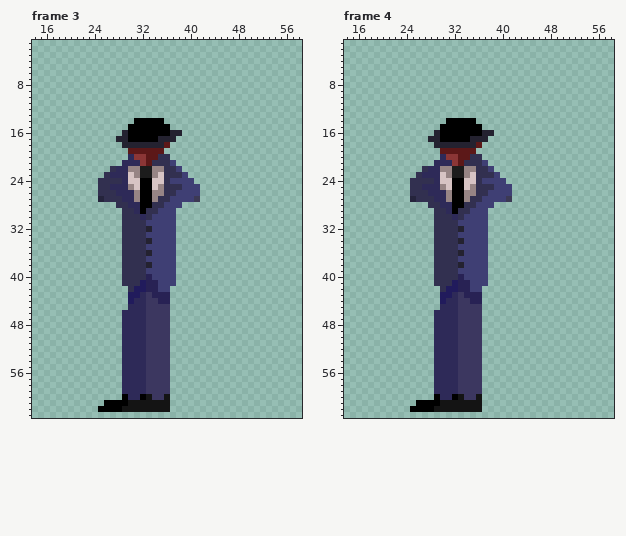
Pixel-art file, stored at Assets/spritesinimigos/Sprite-0003.ase. The first picture shows the starting point.
64x64 pixels, 6 frames. Colours within 5 levels of each other are drawn and written as one. Shown: frame 3: x 14..58, y 1..63; frame 4: x 14..58, y 1..63. The commit also changed other frames, which this record leaves out.
New version:
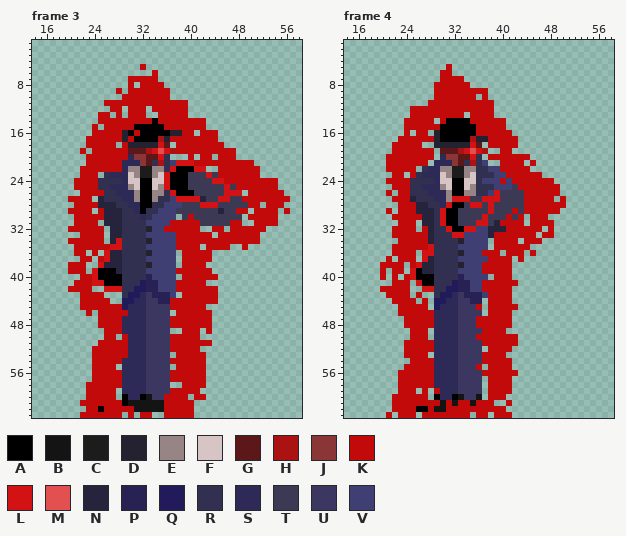
Palette (. is transparent): A #000000  B #141414  C #1c1c1c  D #242230  E #978585  F #d7c4c4  G #5c1818  H #ab1212  J #8b3636  K #c30a0a  L #d31313  M #e35050  N #25243c  P #282254  Q #211b5c  R #323050  S #2e2a58  T #3c3954  U #3c3760  V #3f3f74
From old to new:
Changed rows in their new state; - is an unchanged pixel.
Frame 3:
first column x 20:
 5 ------------K------------------------
 6 --------------K----------------------
 7 ----------KKKKK----------------------
 8 ----------K-KKKK---------------------
 9 --------K-KKKKKKK--------------------
10 ---------KKKKKKKK--------------------
11 ------KKKKKKKKKKKKKK-----------------
12 -------KK-KKK-KKKKKK-----------------
13 -----KK-K-KKK--KKKKK-----------------
14 -----KKKKKKKKK-KKKKKKKK--------------
15 ----K-KKKKK-----KKKKKKK--------------
16 ----KKKKK--K-------KK-KKK------------
17 ---KKKKKK-K----H-KKKKKKKK------------
18 ---KKKKK-K-----L--KKKKKKKK-----------
19 --K-KKKKKK---HLMLHKKKKKKKKKK---------
20 ---KKKKKKK-----L----K-KK-KKK---------
21 ---KKKKKK------H--LLLKKKKKKKKKK------
22 --KKKKKKK--------LAAALL--KKKKKKK-----
23 --KKK-----------LAAATTTLTKKKKKKK-----
24 -KKKK-----------LAAATTTTLLKKKKKKKKK--
25 -KKKK-----------LAAATTTTTTLTKKKKKKK--
26 --KKKK-----------LAAATTTTTLLL-KKKKKK-
27 KKKK--------------LLLLNTTLLTTKKKKKKKK
28 -KKKKNNN-----------TTTLLLTTTTTKK-KKK-
29 KKKK-KNNN---------TTTTTTTNTTKK-KKKK-K
30 -KKKKKNNN----------TKTTTTTTTT-KKKKK--
31 -KKKK-NNN--------KKKKKTTTTTKK--KKKK--
32 KKKKKK-NN-------KKKKKK--KK-KKKKKK----
33 --KKKK-NN---------KKKKKK-KKKKKKK-----
34 KKKKKK-NL---------KKKKKKKKKKKKKK-----
35 -KKKKKKLL---------KKKK-KKKK--K-------
36 -KK-K-LNN----------KKKKK-------------
37 --KK-KLNN----------KKKKK-------------
38 KKK--LNNN----------KKKK--------------
39 KKK-LAAAN---------KKKKKK-------------
40 --KKLAAAA----------KKKKKK------------
41 -KKKLLAAA---------KKKKK--------------
42 KKKK--LLLR-------VKKKKKKK------------
43 --KKKK---R-------V-KKKKKK------------
44 --KKKKK--Q-------KKKKKKKK------------
45 --KKKKKKKQ-------KKKKKK--------------
46 ---K-KKKKK--------KKKKKK-------------
47 -----KKKK--------KKKKKKK-------------
48 -----KKKK--------KKKKKKK-------------
49 ------KKK----------KKK-K-------------
50 ------KK-K-------KKKKK---------------
51 -----KKKKK-------KKKKKKK-------------
52 ----KKKKKK-------KKKKK---------------
53 ----KKKKKK--------KKKKK--------------
54 ----KKKKK--------KKKKKK--------------
55 ----KKKK----------KKKKK--------------
56 ----KKKKK--------KKKKKK--------------
57 ----KKKKK--------KKKKKK--------------
58 ---KKKKKK----------KKKK--------------
59 ---KKKKK---------KKKKK---------------
60 ---KKKKK--------KKKK-KK--------------
61 --KKKKKKK-------KKKKK----------------
62 ---KK-KKKKK-----KKKKK----------------
63 --KKKKKKK-K-KK--KKKKK----------------
Frame 4:
first column x 20:
 5 -----------K-------------------
 6 ----------KK-------------------
 7 ----------KKKK-----------------
 8 ---------KKKKKK----------------
 9 ---------KKKKKKKKK-------------
10 ---------KKKKKKK-K-------------
11 --------KKKKKKKKKKK------------
12 -----KKKKKKKKKKKKKK------------
13 -----KKKKKKKKK-KKKK------------
14 ----KKKKK-K----KKKKKK----------
15 ----KKKKKK------KKKKK----------
16 ----K-KK--------KKKKKK---------
17 ---KKKKKK------H--KKKKK--------
18 --KKKKK--------L--KKKKK--------
19 --KKKKKKK----HLMLH--KK---------
20 -KKKKKKKK------L--KKKKKKK------
21 -KKKKKKK-------H----KKKK-K-----
22 -KKKKK-------------VKKKKK------
23 --KK-K--------------VKKKKKK----
24 -KKKK---------------KVKKKKKKK--
25 --KKK-----------------TKKKKKKK-
26 -K-KK--------------LTTTTKKKKKK-
27 --KKK-------LLLTTLLLT-TTKKKKK-K
28 ---KKKNN---L--TLLTLTTTTTKKKKKKK
29 -K-KKKNNN-LA-TTTTTLTTTKTKKKKKK-
30 --KKKKKNN-LAATTTTLTTTKTK-KKK---
31 ---KKK-NN-LAATTTLLTNKKKK-KKKK--
32 --KKKK-KN--LAALL--NNNKKKKKK-K--
33 --KKKKKKN---LL----NKKKKKKK-KK--
34 ---KKKKKN----------KKKK-KKK----
35 --KKKKKKL----------KKKKKK------
36 --KKKK-LL--------KKK-KKK-K-----
37 -K-KKK-LN---------KKKK-K-------
38 KKKK-KLNN--------KKKKK---------
39 K-KK-LANN--------KKKKK---------
40 K-K-KLAAA----------KKK---------
41 --KKK-LAA--------KKKKKK--------
42 KKKKK--LLR-------KKKKK---------
43 -KKKK-K--R-------VKKKK---------
44 --KKKK-K-Q--------KKKK---------
45 ---KKKKK-Q------K-KKKKK--------
46 ---KKKKKK---------KKKK---------
47 ----KKKKK-------KKKKKK---------
48 ----KKKKK-------KKKKKK---------
49 -----KKK---------KKKK----------
50 -----KKK--------KKKKKKK--------
51 ----KKKKK--------KKKKKK--------
52 ----KKKKK---------KKKK---------
53 ----KKKK---------KKKK----------
54 -----KKKK--------KKKKK---------
55 ----KKKKK-------K-KKKK---------
56 ---KKKKKK--------KKKKKK--------
57 ---KKKKKK---------KKKK---------
58 ---KKKKKK---------KKKK---------
59 ---KKK-K-K--------KKKK---------
60 --KKKKKK----------KKK----------
61 --KKKKKKKK-K-KK-KKK--K---------
62 --KKKK--K--KKKKKKKKKK----------
63 -K-KKK-KKKKKKKK-KK-KKK---------
Changed places in both pictures, as pixel boxes (x1, y1, x2, y2):
changed: (68, 64, 290, 418)
changed: (380, 64, 566, 418)
